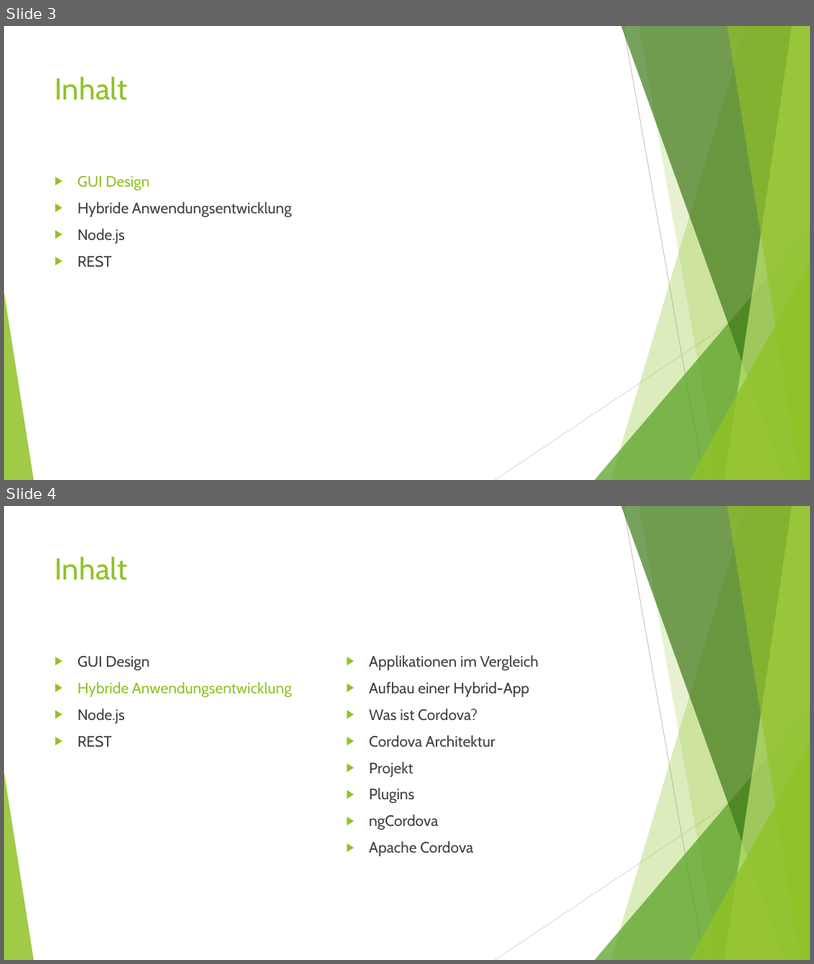
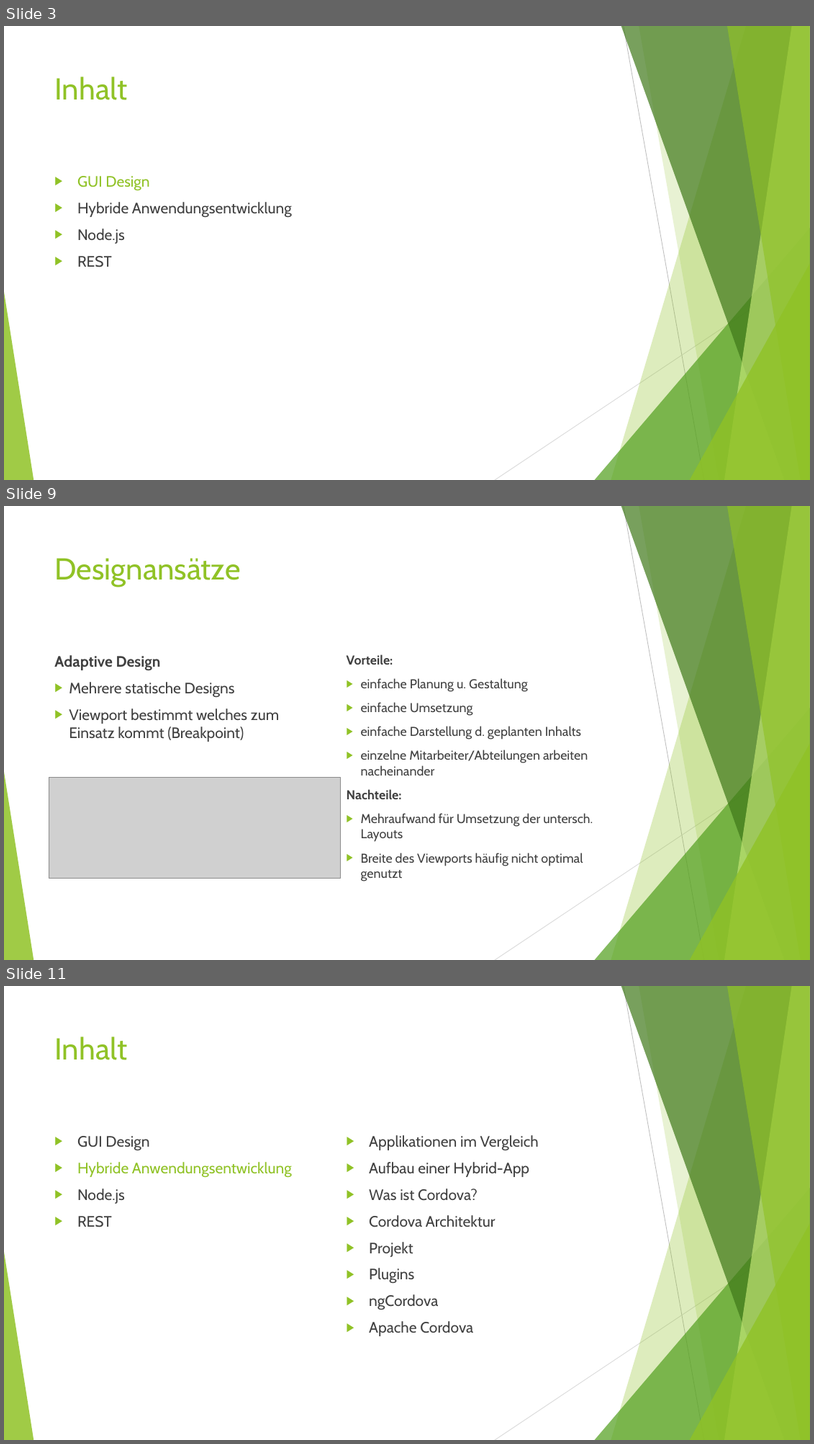
Before and after one commit to Ufo391/KSWE_DOKU, a slide deck: Vortrag/Mobile Anwendungsentwicklung.ppt. Shown one above the other, each under a label of ours: slides 3 and 4 before the commit, slides 3, 9 and 11 after it; the slides between them are not shown. The pictures are 814x964 and 814x1444 pixels, drawn with LibreOffice and Linux fonts; fonts in the diff are those of the drawing; grey boxes stand for pictures. Boxes give left, top, right and bottom in pixels: in the first picture for what was removed or moved away, otherwise in the second. Text is boxed around its words. In the diff, an @@ line names an element or a change of style, - is before the commit and + after.

```diff
--- a/Vortrag/Mobile Anwendungsentwicklung.ppt
+++ b/Vortrag/Mobile Anwendungsentwicklung.ppt
@@ slide 9 added at (x1=4, y1=506, x2=810, y2=960), background #FFFFFF; not listed: 10 template elements that a slide beside it also shows @@
@@ title added at (x1=55, y1=558, x2=241, y2=587), 36 pt, text #90C226 @@
+Designansätze
@@ text added at (x1=54, y1=655, x2=279, y2=741), 18 pt, text #404040 @@
+Adaptive Design
+▶ Mehrere statische Designs
+▶ Viewport bestimmt welches zum Einsatz kommt (Breakpoint)
@@ text added at (x1=347, y1=654, x2=593, y2=881), 15.3 pt, text #404040 @@
+Vorteile:
+▶ einfache Planung u. Gestaltung
+▶ einfache Umsetzung
+▶ einfache Darstellung d. geplanten Inhalts
+▶ einzelne Mitarbeiter/Abteilungen arbeiten nacheinander
+Nachteile:
+▶ Mehraufwand für Umsetzung der untersch. Layouts
+▶ Breite des Viewports häufig nicht optimal genutzt
@@ picture added at (x1=49, y1=777, x2=340, y2=878) @@
@@ what was slide 4 is now slide 11 @@
```
Also in this commit, not shown: 10 other slides added, 3 slides removed.
